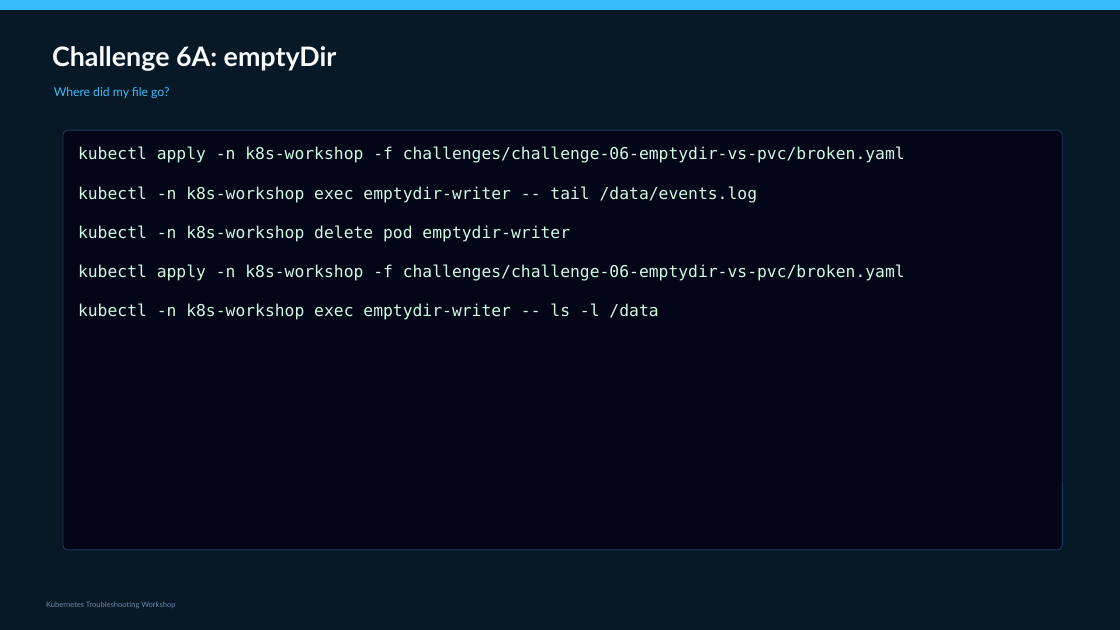
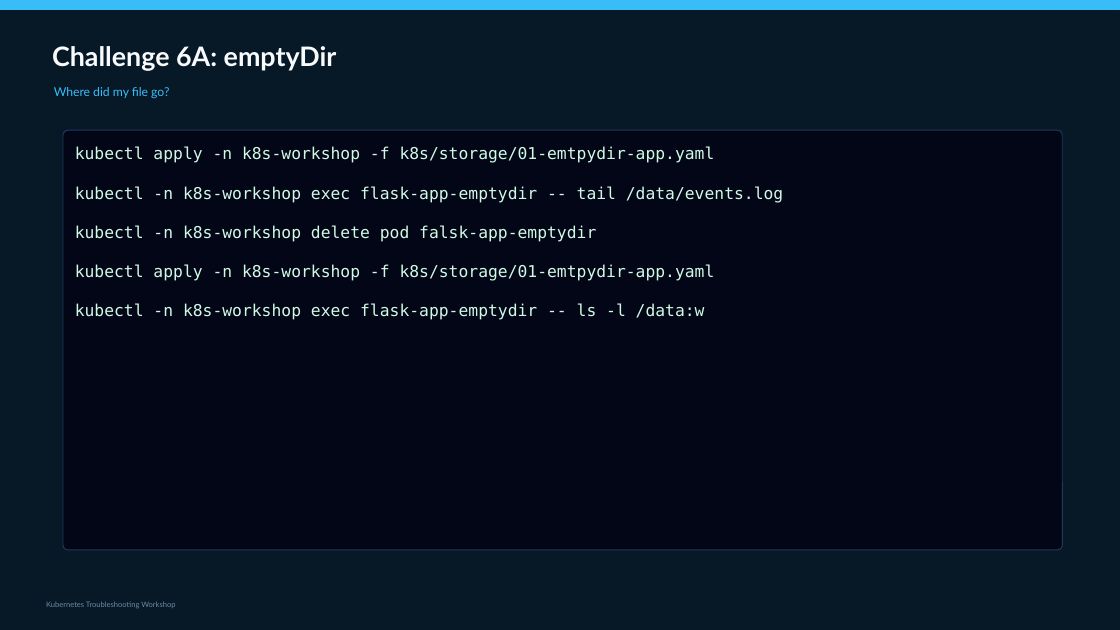
Before and after one commit to slaneslane/k8s-workshop-2, a slide deck: slide 74 of presentations/K8s_Troubleshooting_Workshop_FULL.pptx (slide 73 before the commit). Drawn at 1120x630 pixels with LibreOffice and Linux fonts; fonts in the diff are those of the drawing. Boxes give left, top, right and bottom in pixels: in the first picture for what was removed or moved away, otherwise in the second. Text is boxed around its words. In the diff, an @@ line names an element or a change of style, - is before the commit and + after.

```diff
--- a/presentations/K8s_Troubleshooting_Workshop_FULL.pptx
+++ b/presentations/K8s_Troubleshooting_Workshop_FULL.pptx
@@ text at [75,146,783,320]: text changed @@
-kubectl apply -n k8s-workshop -f challenges/challenge-06-emptydir-vs-pvc/broken.yaml
-kubectl -n k8s-workshop exec emptydir-writer -- tail /data/events.log
-kubectl -n k8s-workshop delete pod emptydir-writer
-kubectl apply -n k8s-workshop -f challenges/challenge-06-emptydir-vs-pvc/broken.yaml
-kubectl -n k8s-workshop exec emptydir-writer -- ls -l /data
+kubectl apply -n k8s-workshop -f k8s/storage/01-emtpydir-app.yaml
+kubectl -n k8s-workshop exec flask-app-emptydir -- tail /data/events.log
+kubectl -n k8s-workshop delete pod falsk-app-emptydir
+kubectl apply -n k8s-workshop -f k8s/storage/01-emtpydir-app.yaml
+kubectl -n k8s-workshop exec flask-app-emptydir -- ls -l /data:w
```
Also in this commit, not shown: 3 other slides changed, 1 slide added, 3 other files.
